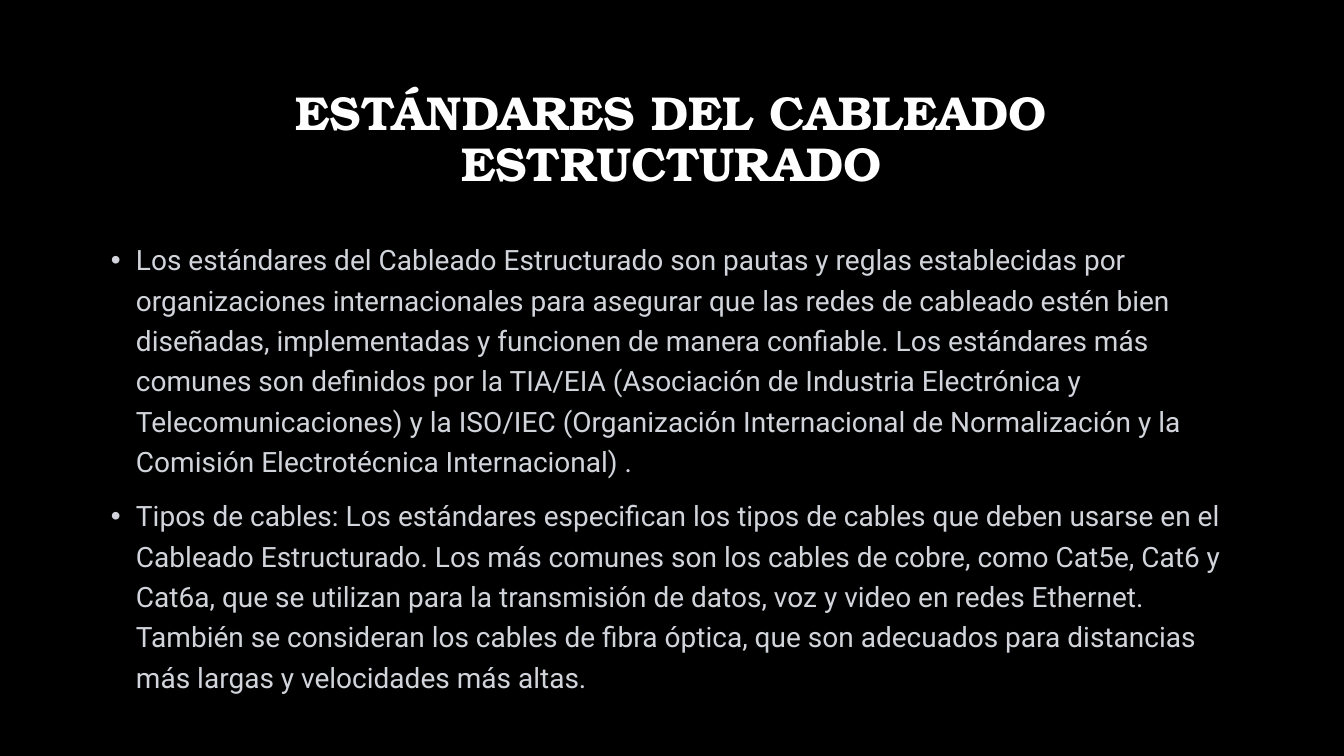
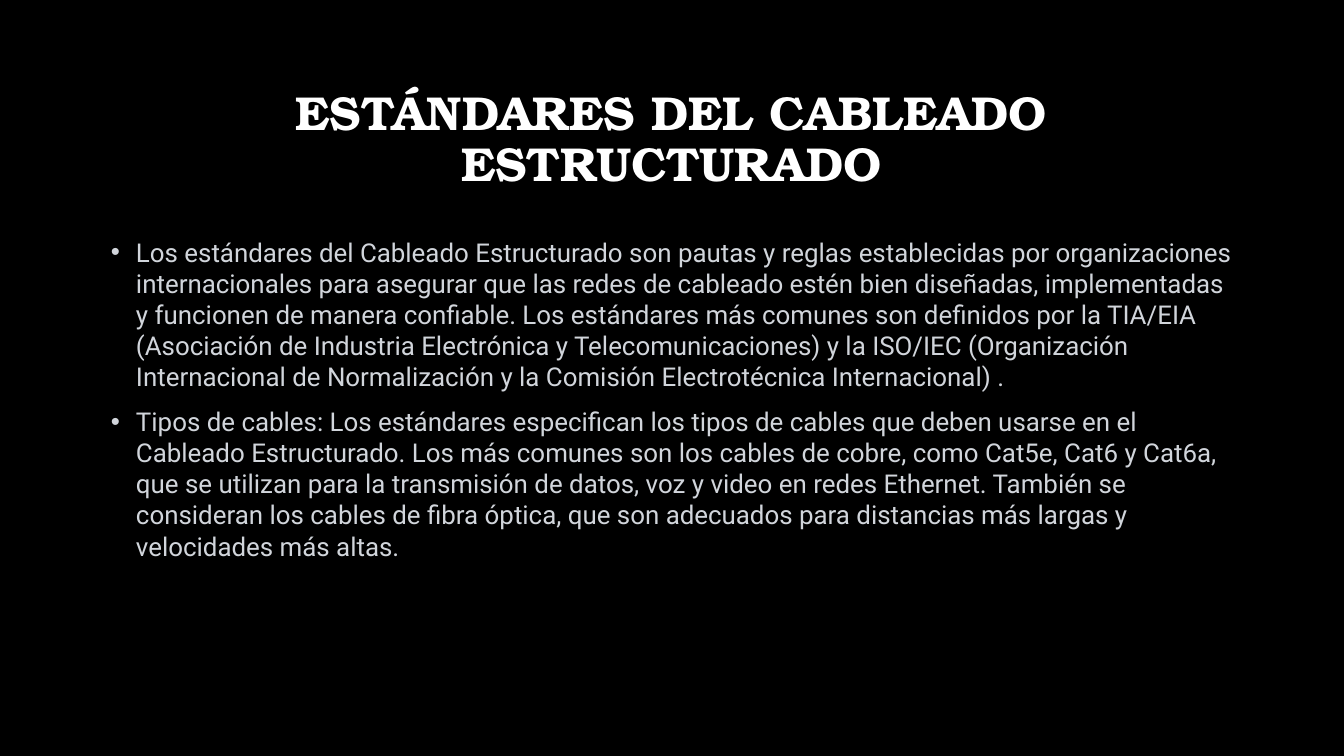
Before and after one commit to franko21/OHM, a slide deck: slide 3 of reparacion de compu/CABLEADO ESTRUCTURADO.pptx. Drawn at 1344x756 pixels with LibreOffice and Linux fonts; fonts in the diff are those of the drawing; background and template pictures are left out. Boxes give left, top, right and bottom in pixels: in the first picture for what was removed or moved away, otherwise in the second. Text is boxed around its words. In the diff, an @@ line names an element or a change of style, - is before the commit and + after.

```diff
--- a/reparacion de compu/CABLEADO ESTRUCTURADO.pptx
+++ b/reparacion de compu/CABLEADO ESTRUCTURADO.pptx
@@ text "Los estándares del Cableado Estructurado ..." at (136, 242, 1231, 557): size 20 to 18.5 pt; line spacing 1.2 to 1 @@
```
Also in this commit, not shown: 1 other slide changed, 1 other file.
